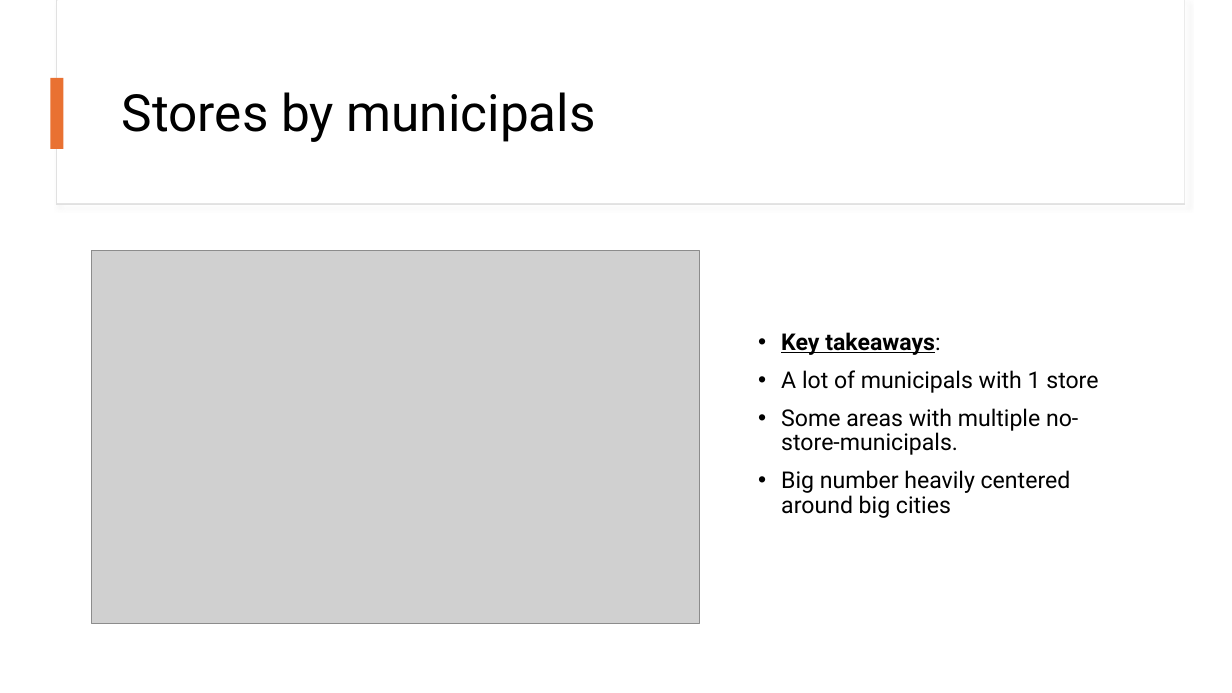
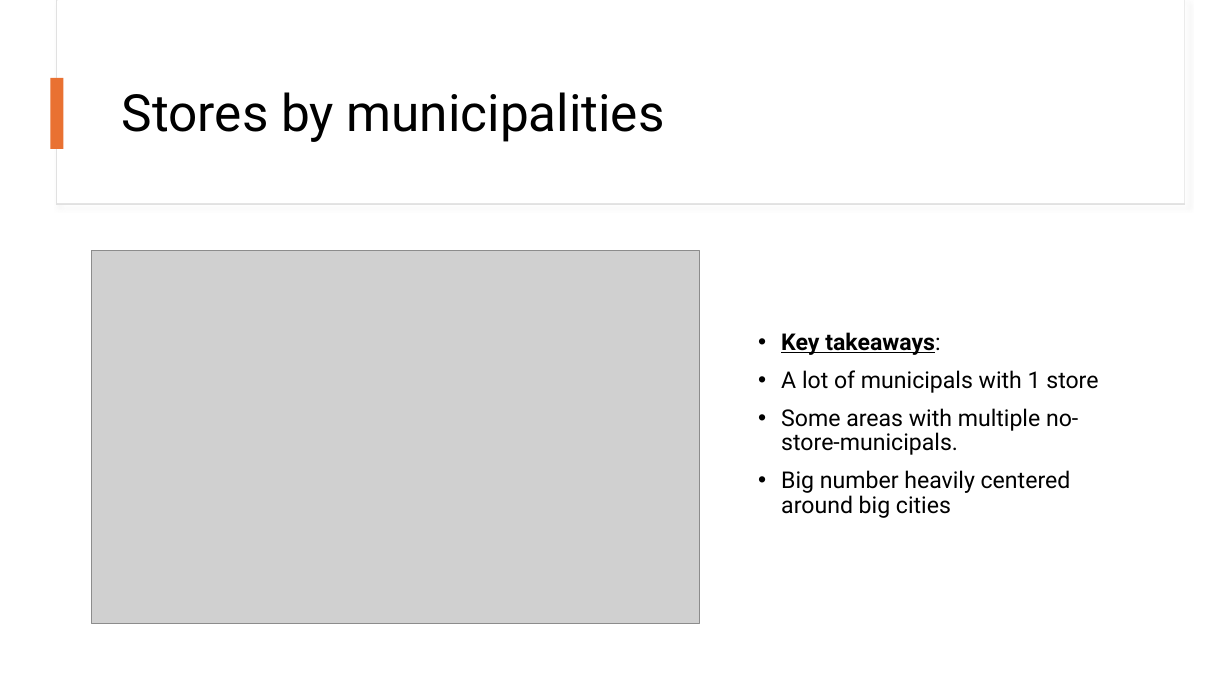
Before and after one commit to sanderseriksen/BAN440-Term-Paper, a slide deck: slide 6 of BAN440 – Term Paper Idea.pptx. Drawn at 1232x693 pixels with LibreOffice and Linux fonts; fonts in the diff are those of the drawing; grey boxes stand for pictures. Boxes give left, top, right and bottom in pixels: in the first picture for what was removed or moved away, otherwise in the second. Text is boxed around its words. In the diff, an @@ line names an element or a change of style, - is before the commit and + after.

```diff
--- a/BAN440 – Term Paper Idea.pptx
+++ b/BAN440 – Term Paper Idea.pptx
@@ title at <box>122,92,665,142</box>: text changed @@
-Stores by municipals
+Stores by municipalities
```
Also in this commit, not shown: 1 other slide changed.
